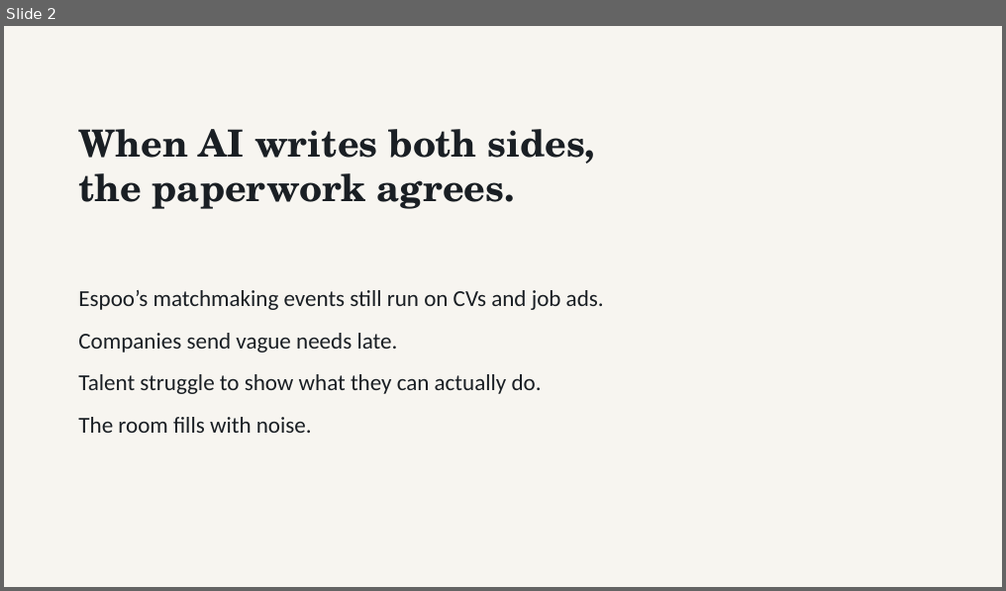
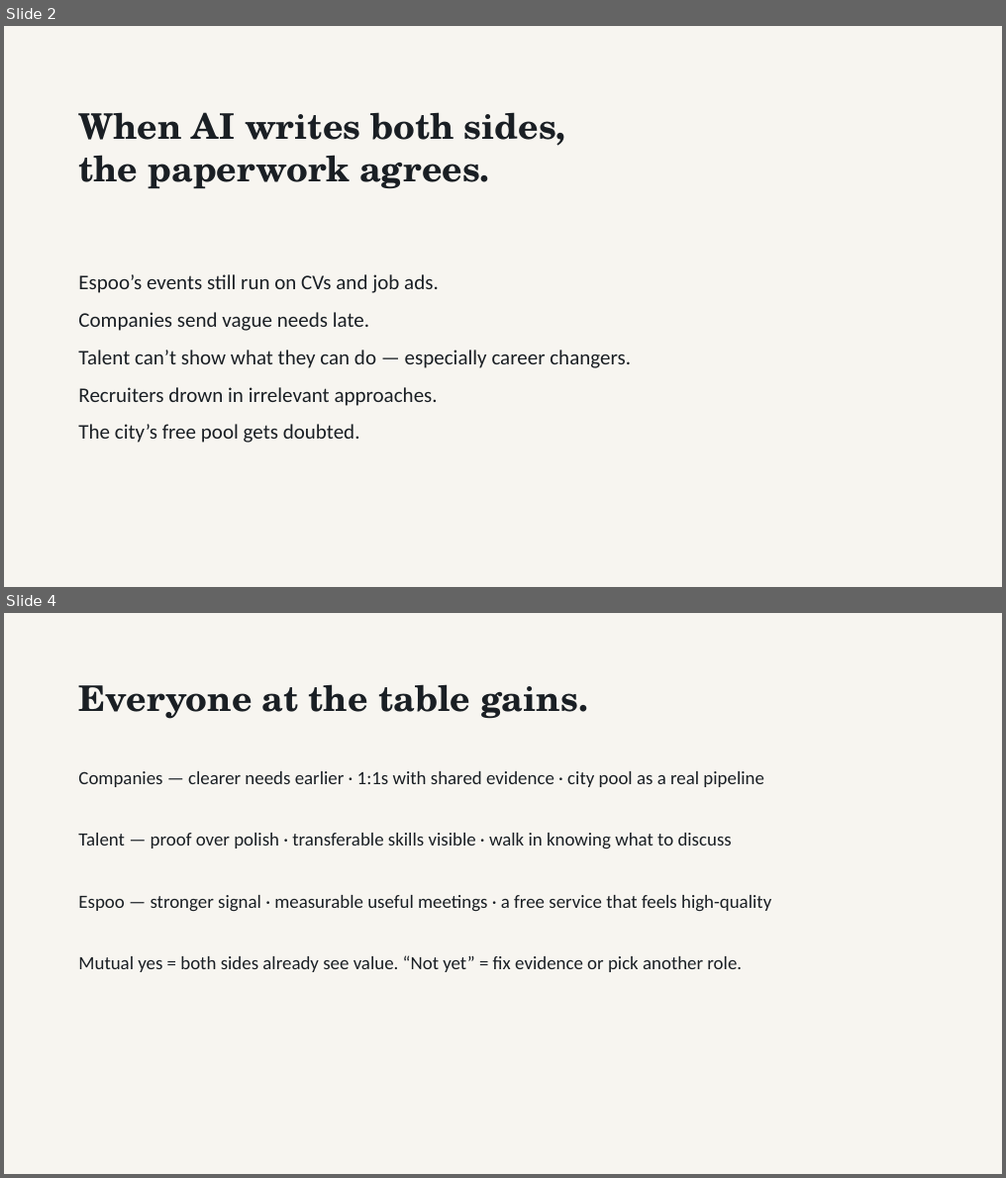
Before and after one commit to Abdullah12has/commonground-espoo, a slide deck: submission/CommonGround_Espoo_Pitch.pptx. Shown one above the other, each under a label of ours: slide 2 before the commit, slides 2 and 4 after it; the slides between them are not shown. The pictures are 1006x591 and 1006x1178 pixels, drawn with LibreOffice and Linux fonts; fonts in the diff are those of the drawing. Boxes give left, top, right and bottom in pixels: in the first picture for what was removed or moved away, otherwise in the second. Text is boxed around its words. In the diff, an @@ line names an element or a change of style, - is before the commit and + after.

Commit message:
Add positive-sum value prop to CommonGround pitch

```diff
--- a/submission/CommonGround_Espoo_Pitch.pptx
+++ b/submission/CommonGround_Espoo_Pitch.pptx
@@ slide 4 added at bbox=[4, 613, 1002, 1174], background #FFFFFF @@
@@ rectangle added at bbox=[4, 613, 1002, 1174], fill #F7F5F0 @@
@@ text added at bbox=[78, 684, 588, 719], 34 pt, text #1A1F24, bold @@
+Everyone at the table gains.
@@ text added at bbox=[78, 771, 771, 972], 18 pt, text #1A1F24 @@
+Companies — clearer needs earlier · 1:1s with shared evidence · city pool as a real pipeline
+Talent — proof over polish · transferable skills visible · walk in knowing what to discuss
+Espoo — stronger signal · measurable useful meetings · a free service that feels high-quality
+Mutual yes = both sides already see value. “Not yet” = fix evidence or pick another role.
@@ slide 2 changed as well @@
@@ text "When AI writes both sides,": place and size @@
-text "When AI writes both sides," at bbox=[78, 129, 595, 209]
+text "When AI writes both sides," at bbox=[78, 112, 566, 189]
@@ text "When AI writes both sides," at bbox=[78, 112, 566, 189]: size 36 to 34 pt @@
@@ text "Espoo’s events still run on ...": place and size @@
-text "Espoo’s events still run on ..." at bbox=[78, 290, 604, 433]
+text "Espoo’s events still run on ..." at bbox=[78, 274, 631, 443]
@@ text at bbox=[78, 274, 439, 293]: text changed; size 22 to 20 pt @@
-Espoo’s matchmaking events still run on CVs and job ads.
+Espoo’s events still run on CVs and job ads.
@@ text at bbox=[78, 312, 369, 331]: size 22 to 20 pt in "Companies send vague needs late."; less space between paragraphs @@
@@ text at bbox=[78, 350, 631, 443]: text changed; size 22 to 20 pt @@
-Talent struggle to show what they can actually do.
-The room fills with noise.
+Talent can’t show what they can do — especially career changers.
+Recruiters drown in irrelevant approaches.
+The city’s free pool gets doubted.
```
Also in this commit, not shown: 2 other slides changed, 5 other slides added, 6 slides removed, 5 other files.
